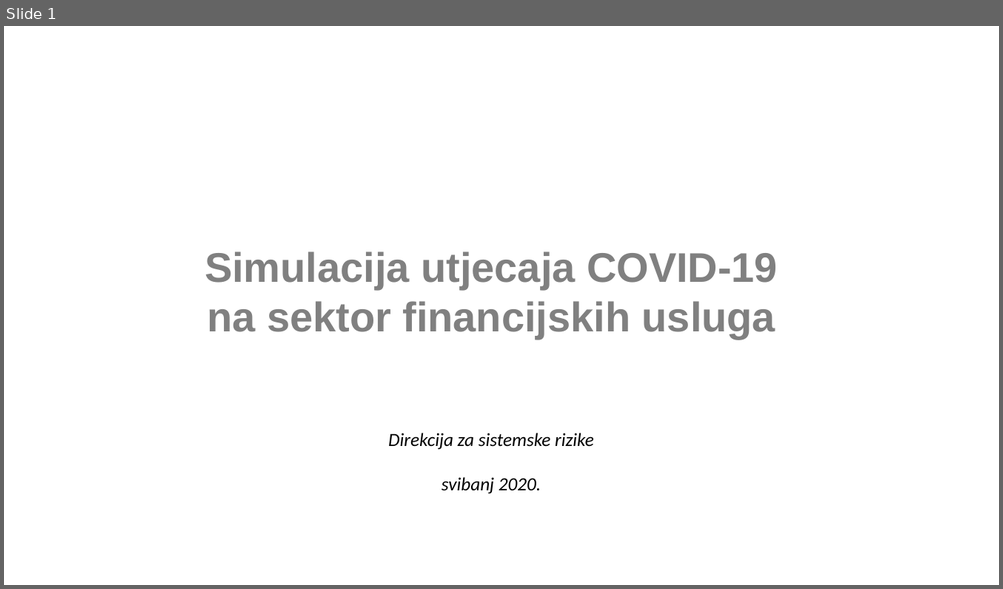
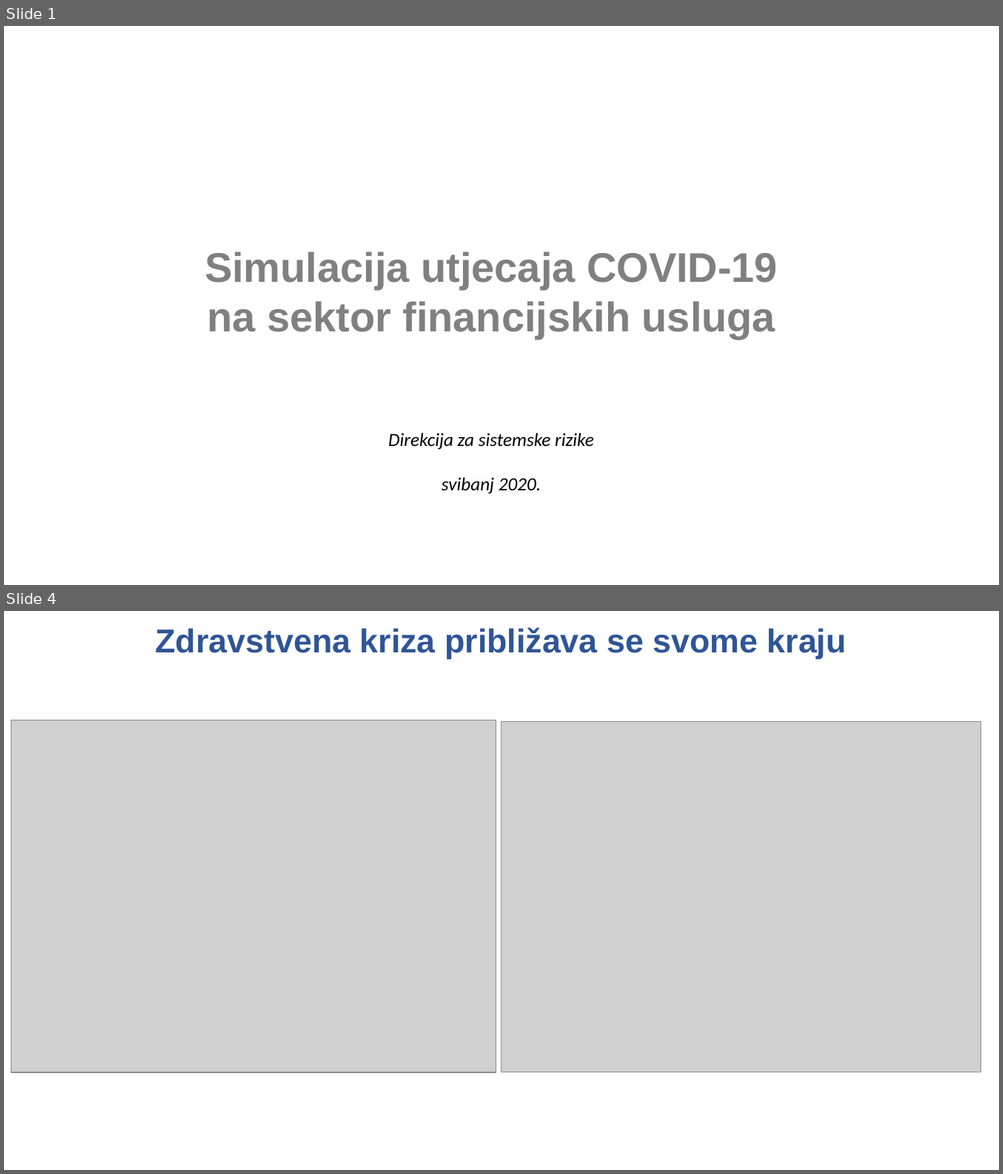
Before and after one commit to mbamba17/corona_sim, a slide deck: Prezentacija za UV.pptx. Shown one above the other, each under a label of ours: slide 1 before the commit, slides 1 and 4 after it; the slides between them are not shown. The pictures are 1003x589 and 1003x1174 pixels, drawn with LibreOffice and Linux fonts; fonts in the diff are those of the drawing; grey boxes stand for pictures; background and template pictures are left out. Boxes give left, top, right and bottom in pixels: in the first picture for what was removed or moved away, otherwise in the second. Text is boxed around its words. In the diff, an @@ line names an element or a change of style, - is before the commit and + after.

```diff
--- a/Prezentacija za UV.pptx
+++ b/Prezentacija za UV.pptx
@@ slide 4 added at <box>4,611,999,1170</box>, background picture (left out) @@
@@ text added at <box>156,627,846,659</box>, 32 pt, text #2F5597, bold @@
+Zdravstvena kriza približava se svome kraju
@@ picture added at <box>11,721,495,1073</box> @@
@@ picture added at <box>502,721,982,1073</box> @@
```
Also in this commit, not shown: 3 slides changed, 23 other slides added, 12 slides removed, 2 other files.
